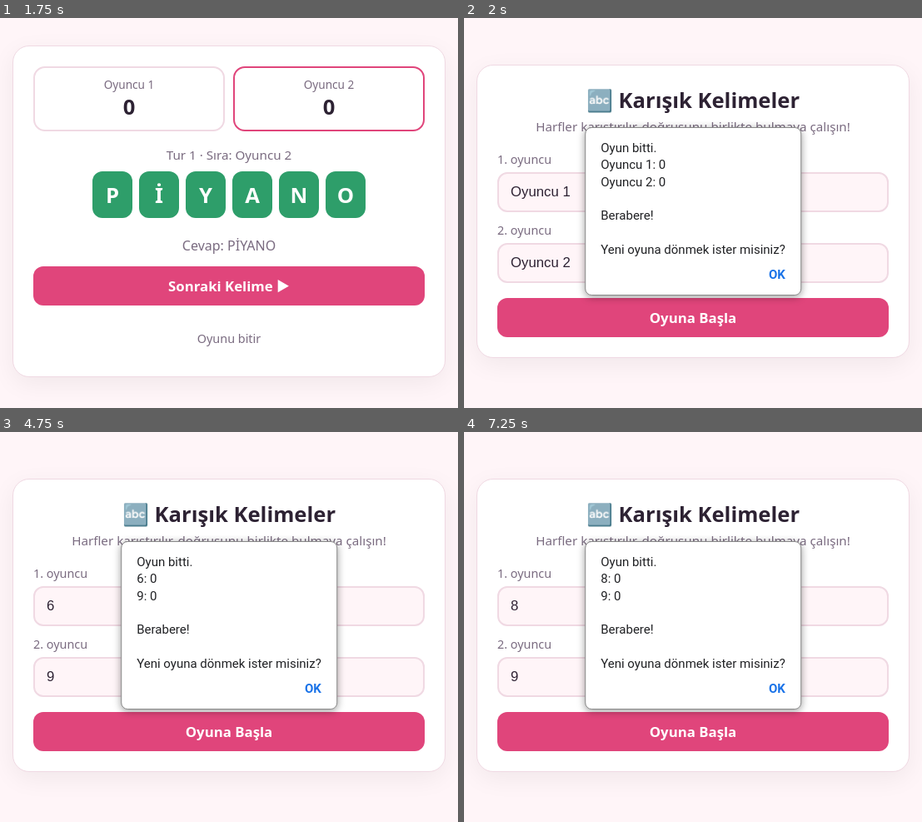
Above: before the commit, frames 1-4 (two rows, left to right).
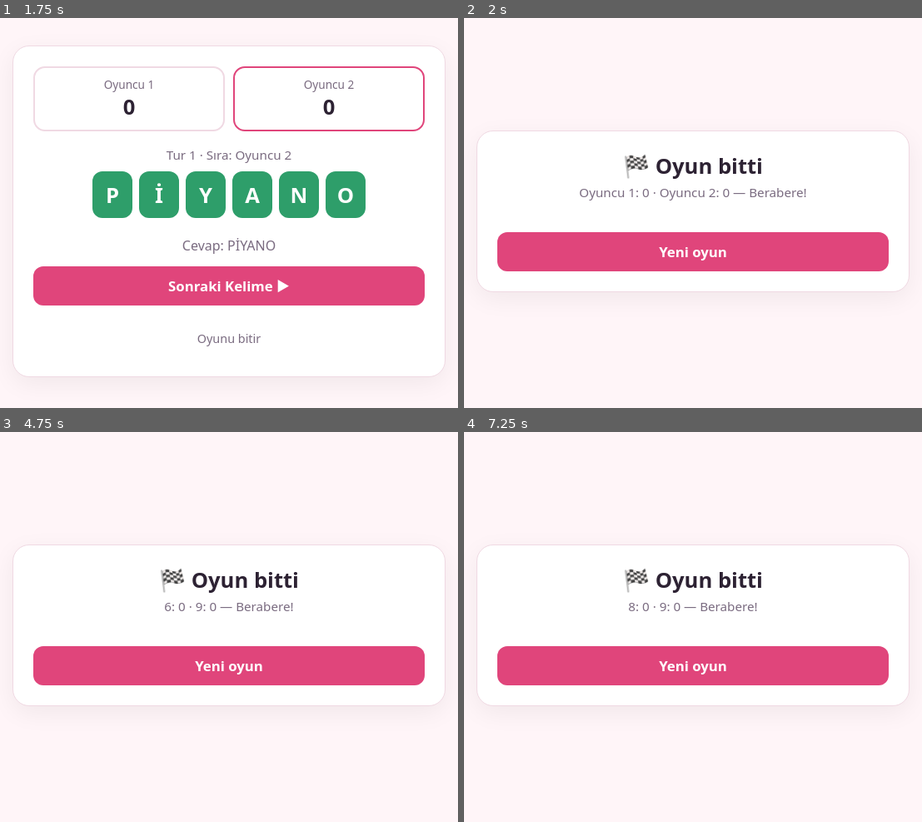
Above: after the commit, the same moments.

Repository: tunahanyilmazturk/Susugame
Game: browser game, page index.html
Two runs of this game, one before a commit and one after it. Both use one fixed random seed, a clock stepped at 60 frames per second and the inputs below. When the page shows a pop-up message, it is drawn as a white box for half a second while everything else waits; a line starting with > is the answer the replay typed.
Inputs (mouse positions are in pixels of both pictures, inside the frame that each line leads up to):
- Up to frame 1 (1.75 s): click "Oyuna Başla" at 0.27 s; click "⏭ Pas" at 1.27 s
- Up to frame 2 (2 s): click "Sonraki Kelime ▶" at 1.77 s; click "Oyunu bitir" at 1.87 s
- Up to frame 3 (4.75 s): click (229, 666) at 2.02 s, where only the run after the commit has a clickable "Yeni oyun"; click (229, 677) at 2.47 s; type "9" at 2.47 s; tap Enter at 2.5, 3.1, 3.7 s; click (229, 607) at 3.07 s; type "6" at 3.07 s; click "Oyuna Başla" at 3.27 s; click (183, 673) at 3.67 s; type "3" at 3.67 s; click "💡 İpucu (-5)" at 4.27 s; click "Oyunu bitir" at 4.52 s
- Up to frame 4 (7.25 s): click (693, 666) at 4.87 s, where only the run after the commit has a clickable "Yeni oyun"; click (693, 607) at 5.47 s; type "1" at 5.47 s; tap Enter at 5.5, 6.1 s; click (693, 607) at 6.07 s; type "8" at 6.07 s; click "Oyuna Başla" at 6.27 s; click "Tahmin" at 6.67 s; click "Oyunu bitir" at 7.02 s

Frame 1 is identical in both runs. In frame 2, 23% of the frame differs, in the area x 2-98%, y 11-88%; in frame 3, 22%; in frame 4, 22%.

Commit message:
Replace confirm() with in-page end panel
confirm() does not open inside the artifact viewer, so the end-game
screen never appeared. Show the result in the page instead.

Co-Authored-By: Claude Haiku 5.5 <noreply@anthropic.com>
Claude-Session: https://claude.ai/code/session_01Wv4snoBuLysCGif5BFgooq

Diff:
--- a/index.html
+++ b/index.html
@@ -185,6 +185,13 @@
     </div>
   </section>
 
+  <!-- Oyun sonu paneli -->
+  <section id="endPanel" class="hidden">
+    <h1>🏁 Oyun bitti</h1>
+    <p class="sub" id="finalText"></p>
+    <button class="primary" id="restartBtn">Yeni oyun</button>
+  </section>
+
 </div>
 
 <script>
@@ -350,11 +357,9 @@
     let result;
     if (a.score === b.score) result = "Berabere!";
     else result = (a.score > b.score ? a.name : b.name) + " kazandı!";
-    const ok = confirm(`Oyun bitti.\n${a.name}: ${a.score}\n${b.name}: ${b.score}\n\n${result}\n\nYeni oyuna dönmek ister misiniz?`);
-    if (ok) {
-      el.game.classList.add("hidden");
-      el.setup.classList.remove("hidden");
-    }
+    $("finalText").textContent = `${a.name}: ${a.score}  ·  ${b.name}: ${b.score}  —  ${result}`;
+    el.game.classList.add("hidden");
+    $("endPanel").classList.remove("hidden");
   }
 
   // ---- Olaylar ----
@@ -376,6 +381,10 @@
   el.passBtn.addEventListener("click", pass);
   el.nextBtn.addEventListener("click", newRound);
   el.endBtn.addEventListener("click", endGame);
+  $("restartBtn").addEventListener("click", () => {
+    $("endPanel").classList.add("hidden");
+    el.setup.classList.remove("hidden");
+  });
 })();
 </script>
 </body>
